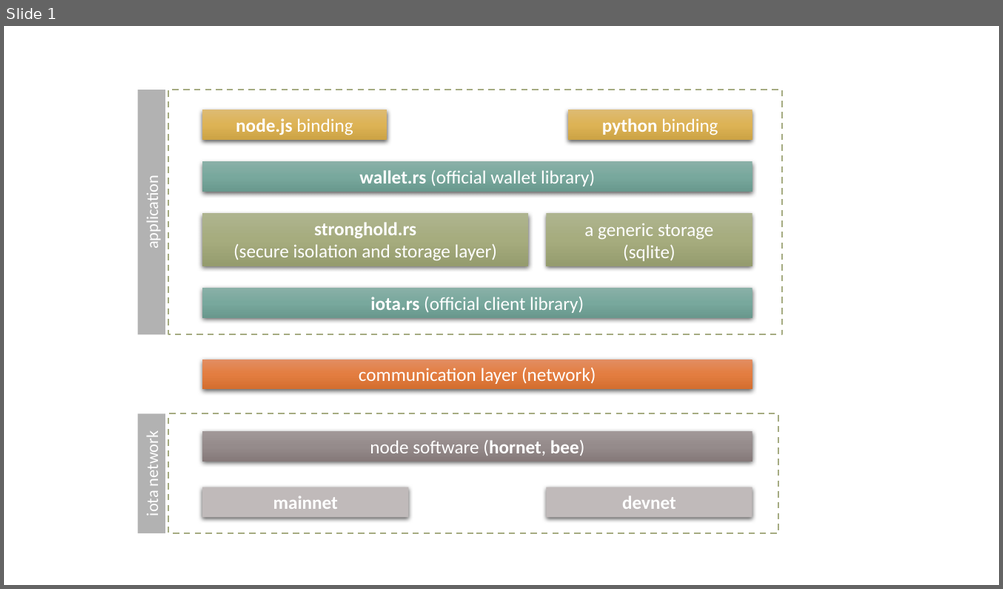
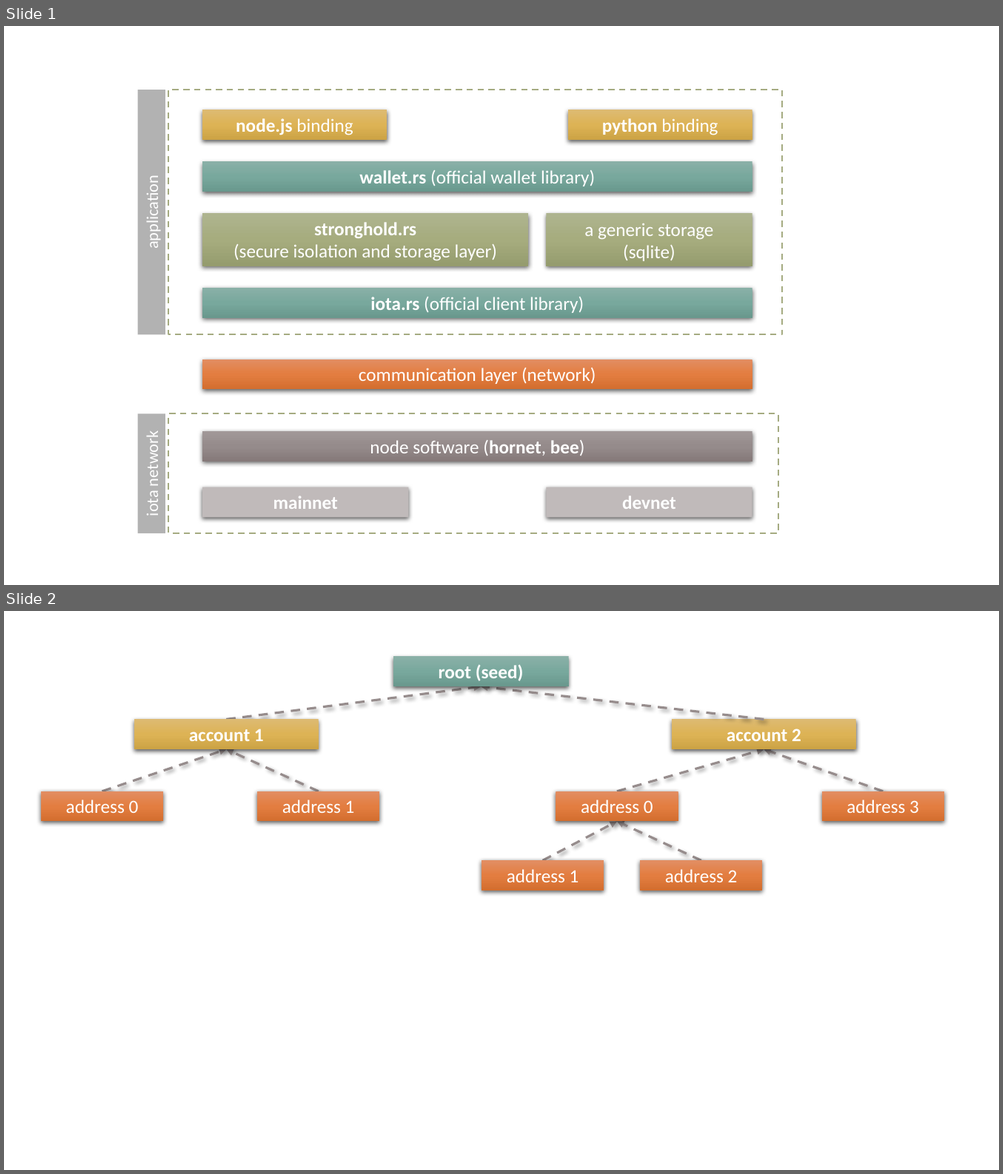
Before and after one commit to iotaledger/wallet.rs, a slide deck: docs/charts.pptx. Shown one above the other, each under a label of ours: slide 1 before the commit, slides 1 and 2 after it. The pictures are 1003x589 and 1003x1174 pixels, drawn with LibreOffice and Linux fonts; fonts in the diff are those of the drawing. Boxes give left, top, right and bottom in pixels: in the first picture for what was removed or moved away, otherwise in the second. Text is boxed around its words. In the diff, an @@ line names an element or a change of style, - is before the commit and + after.

```diff
--- a/docs/charts.pptx
+++ b/docs/charts.pptx
@@ slide 2 added at bbox=[4, 611, 999, 1170], background #FFFFFF @@
@@ rectangle added at bbox=[392, 657, 568, 686], fill gradient #8AB1A8 to #79A99E to #69998E, 18 pt, text #FFFFFF, bold @@
+root (seed)
@@ arrow added from (226, 719) to (481, 686), #968C8C 2.25 pt dashed @@
@@ arrow added from (763, 719) to (481, 686), #968C8C 2.25 pt dashed @@
@@ rectangle added at bbox=[134, 719, 318, 749], fill gradient #DDBB72 to #DEB456 to #CDA345, 18 pt, text #FFFFFF, bold @@
+account 1
@@ rectangle added at bbox=[671, 719, 856, 749], fill gradient #DDBB72 to #DEB456 to #CDA345, 18 pt, text #FFFFFF, bold @@
+account 2
@@ arrow added from (102, 792) to (226, 750), #968C8C 2.25 pt dashed @@
@@ arrow added from (318, 792) to (226, 750), #968C8C 2.25 pt dashed @@
@@ arrow added from (617, 792) to (763, 750), #968C8C 2.25 pt dashed @@
@@ arrow added from (883, 792) to (763, 750), #968C8C 2.25 pt dashed @@
@@ rectangle added at bbox=[40, 792, 163, 821], fill gradient #E28F63 to #E47E40 to #D46E30, 18 pt, text #FFFFFF @@
+address 0
@@ rectangle added at bbox=[257, 792, 379, 821], fill gradient #E28F63 to #E47E40 to #D46E30, 18 pt, text #FFFFFF @@
+address 1
@@ rectangle added at bbox=[555, 792, 677, 821], fill gradient #E28F63 to #E47E40 to #D46E30, 18 pt, text #FFFFFF @@
+address 0
@@ rectangle added at bbox=[822, 792, 944, 821], fill gradient #E28F63 to #E47E40 to #D46E30, 18 pt, text #FFFFFF @@
+address 3
@@ arrow added from (543, 861) to (617, 821), #968C8C 2.25 pt dashed @@
@@ arrow added from (701, 861) to (617, 821), #968C8C 2.25 pt dashed @@
@@ rectangle added at bbox=[481, 861, 604, 891], fill gradient #E28F63 to #E47E40 to #D46E30, 18 pt, text #FFFFFF @@
+address 1
@@ rectangle added at bbox=[640, 861, 762, 891], fill gradient #E28F63 to #E47E40 to #D46E30, 18 pt, text #FFFFFF @@
+address 2
```
Also in this commit, not shown: 5 other files.
